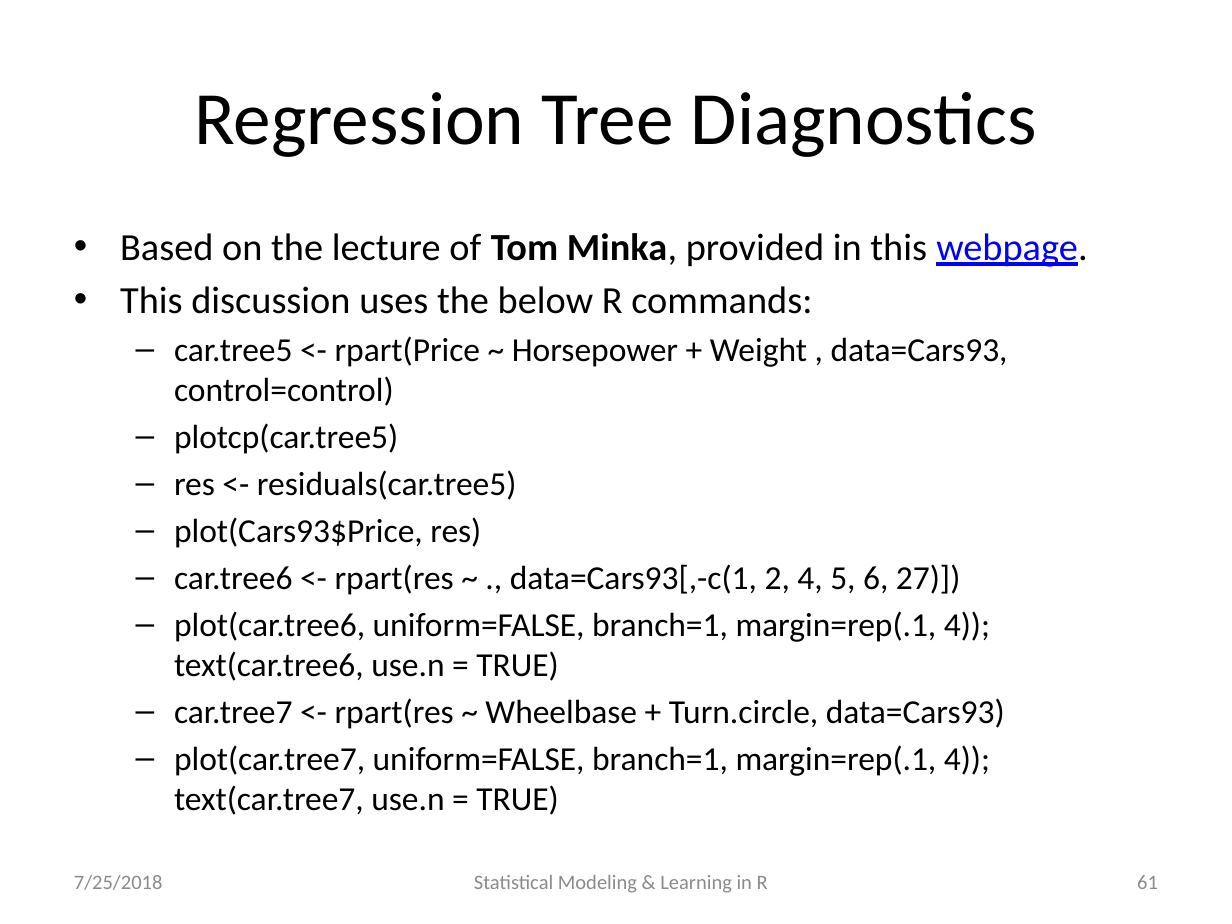
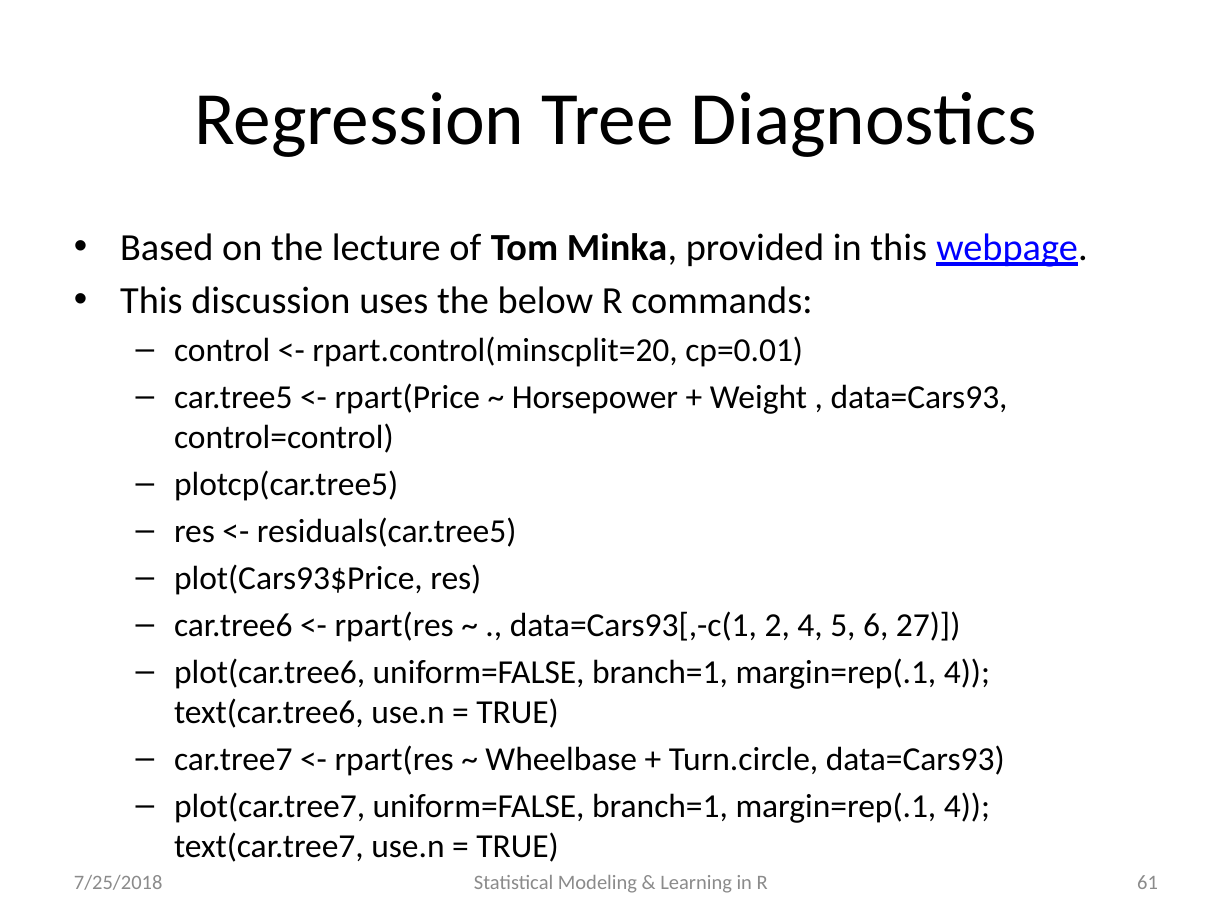
Before and after one commit to katherinesimeon/Statistical-Modeling-and-Learning-in-R, a slide deck: slide 61 of main.pptx. Drawn at 1232x924 pixels with LibreOffice and Linux fonts; fonts in the diff are those of the drawing. Boxes give left, top, right and bottom in pixels: in the first picture for what was removed or moved away, otherwise in the second. Text is boxed around its words. In the diff, an @@ line names an element or a change of style, - is before the commit and + after.

```diff
--- a/main.pptx
+++ b/main.pptx
@@ text at [174, 336, 803, 367]: paragraph added @@
+  – control <- rpart.control(minscplit=20, cp=0.01)
```
Also in this commit, not shown: 5 other slides changed, 1 other file.
